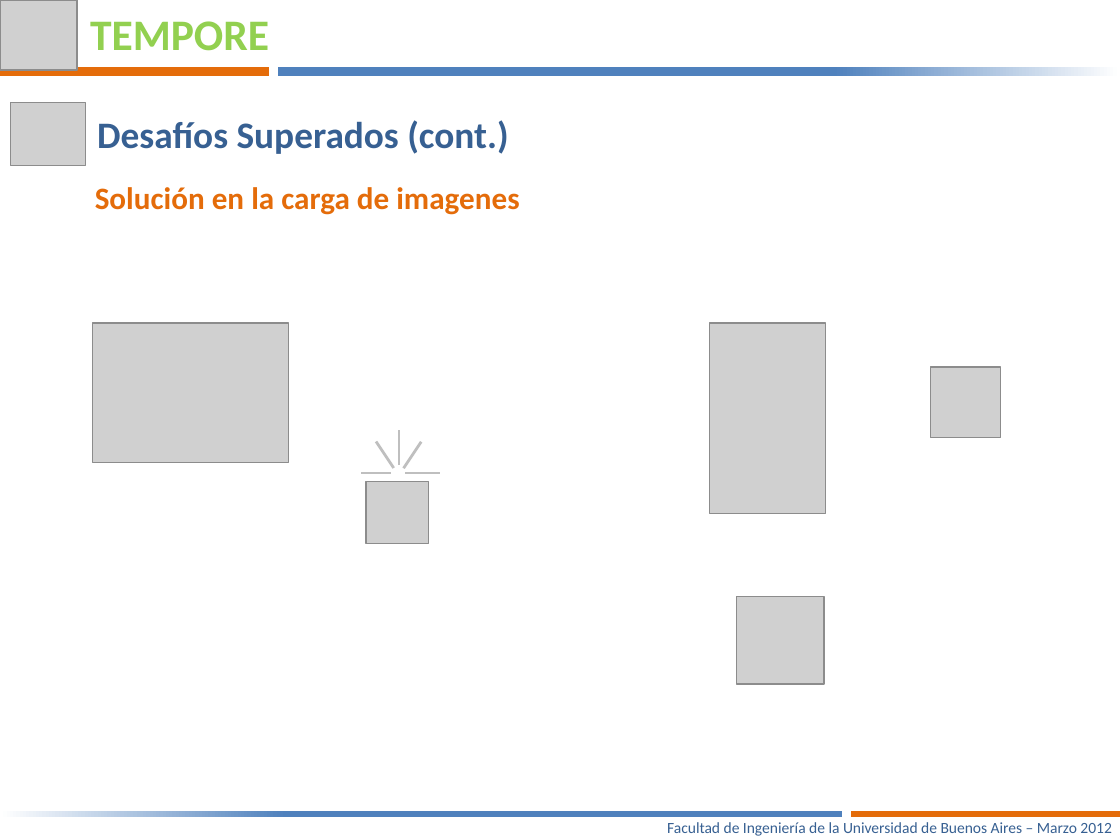
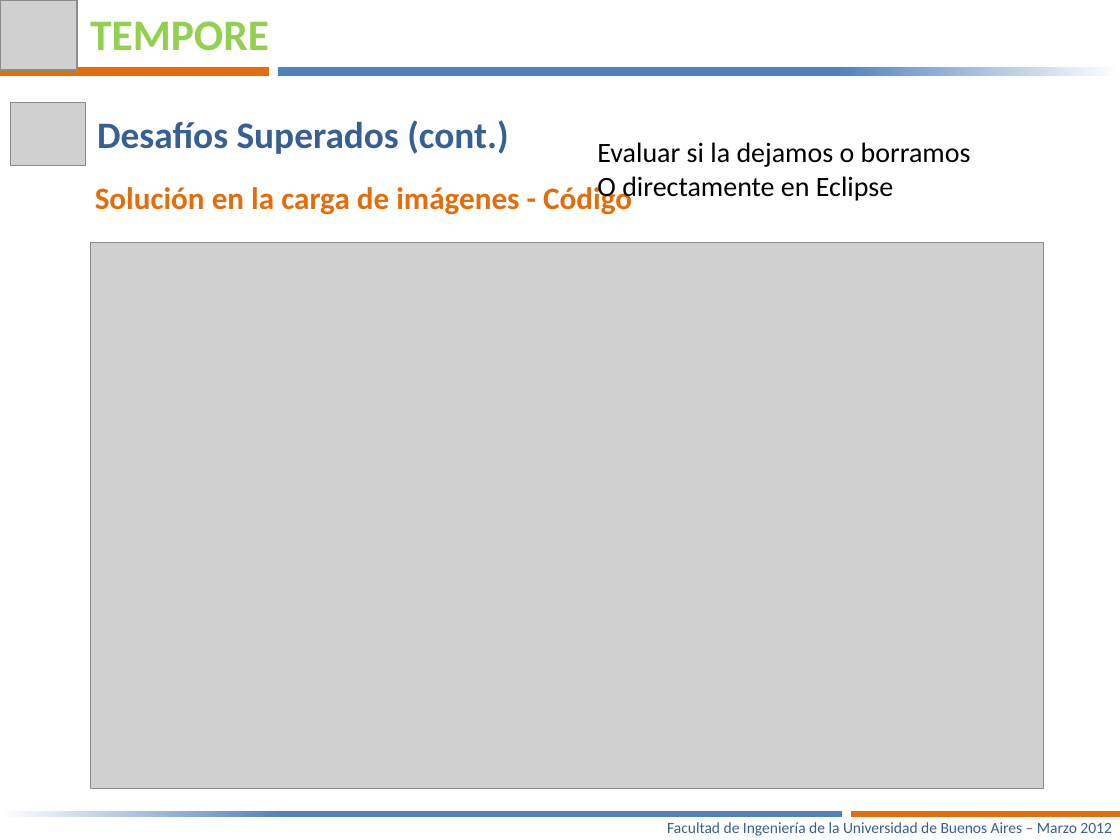
Before and after one commit to joshishimla99/tempore, a slide deck: slide 12 of docs/Presentacion Final/Tempore – Manejá tus tiempos-V3.pptx. Drawn at 1120x840 pixels with LibreOffice and Linux fonts; fonts in the diff are those of the drawing; grey boxes stand for pictures. Boxes give left, top, right and bottom in pixels: in the first picture for what was removed or moved away, otherwise in the second. Text is boxed around its words. In the diff, an @@ line names an element or a change of style, - is before the commit and + after.

```diff
--- a/docs/Presentacion Final/Tempore – Manejá tus tiempos-V3.pptx
+++ b/docs/Presentacion Final/Tempore – Manejá tus tiempos-V3.pptx
@@ text added at box(597, 142, 971, 202), 18 pt, text #000000 @@
+Evaluar si la dejamos o borramos
+O directamente en Eclipse
@@ text at box(95, 183, 632, 215): text changed @@
-Solución en la carga de imagenes
+Solución en la carga de imágenes - Código
@@ picture added at box(91, 242, 1043, 788) @@
@@ picture removed at box(93, 323, 289, 461) @@
@@ picture removed at box(710, 323, 825, 513) @@
@@ picture removed at box(931, 367, 1001, 438) @@
@@ group removed at box(361, 430, 440, 473): 5 lines @@
@@ picture removed at box(366, 482, 429, 543) @@
@@ picture removed at box(736, 596, 823, 683) @@
```
Also in this commit, not shown: 2 other slides changed, 1 other file.
